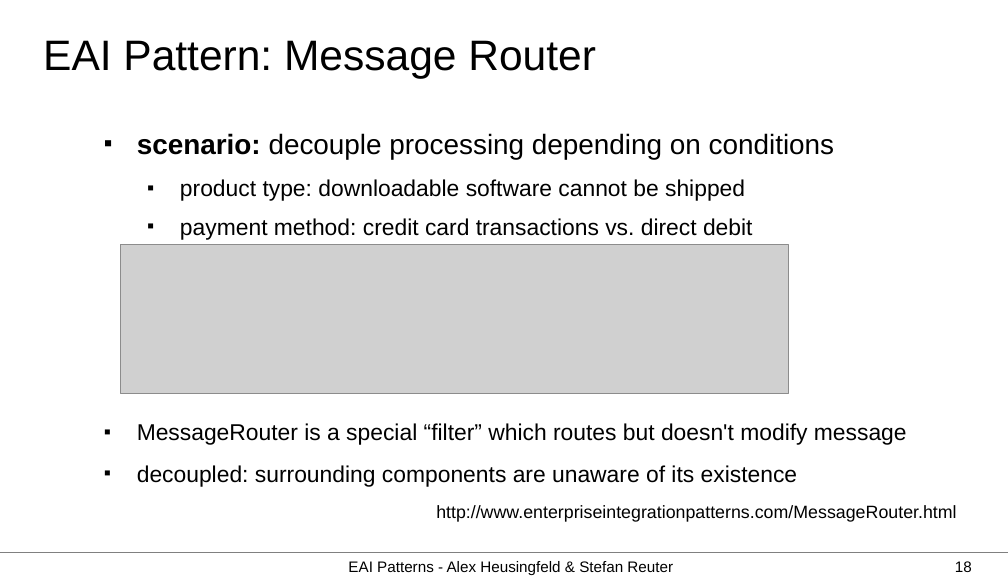
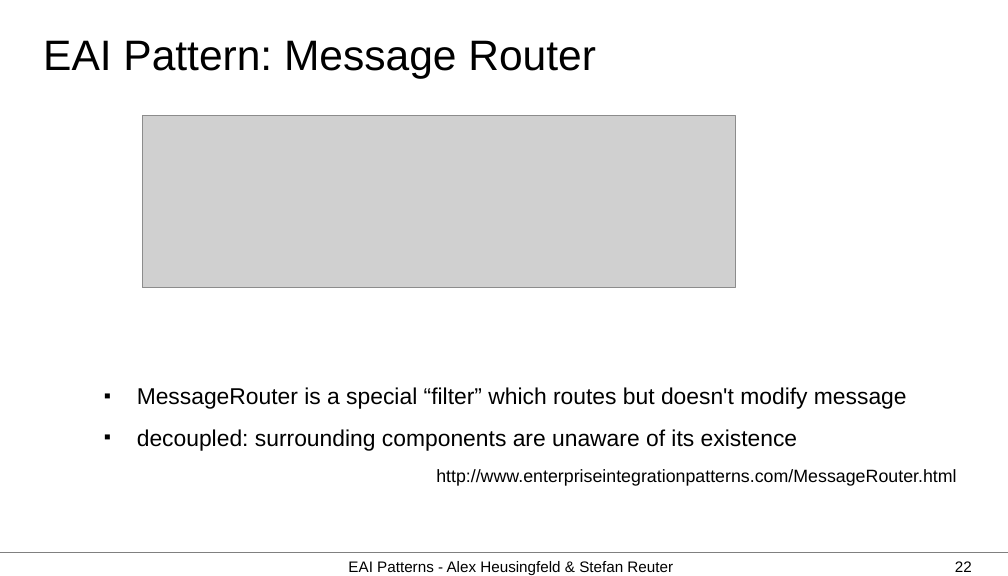
Before and after one commit to aheusingfeld/javaone2012, a slide deck: slide 22 of slides/eai-slides.odp (slide 18 before the commit). Drawn at 1008x576 pixels with LibreOffice and Linux fonts; fonts in the diff are those of the drawing; grey boxes stand for pictures. Boxes give left, top, right and bottom in pixels: in the first picture for what was removed or moved away, otherwise in the second. Text is boxed around its words. In the diff, an @@ line names an element or a change of style, - is before the commit and + after.

```diff
--- a/slides/eai-slides.odp
+++ b/slides/eai-slides.odp
@@ picture: place and size @@
-picture at [121,245,788,393]
+picture at [142,115,735,288]
@@ text removed at [137,133,835,240] @@
-■ scenario: decouple processing depending on conditions
-  ■ product type: downloadable software cannot be shipped
-  ■ payment method: credit card transactions vs. direct debit
@@ text "MessageRouter is a special “filter” ...": place and size @@
-text "MessageRouter is a special “filter” ..." at [137,423,956,522]
+text "MessageRouter is a special “filter” ..." at [137,387,956,486]
@@ page number at [955,561,972,572]: text changed @@
-18
+22
```
Also in this commit, not shown: 8 other slides changed, 8 slides added.
